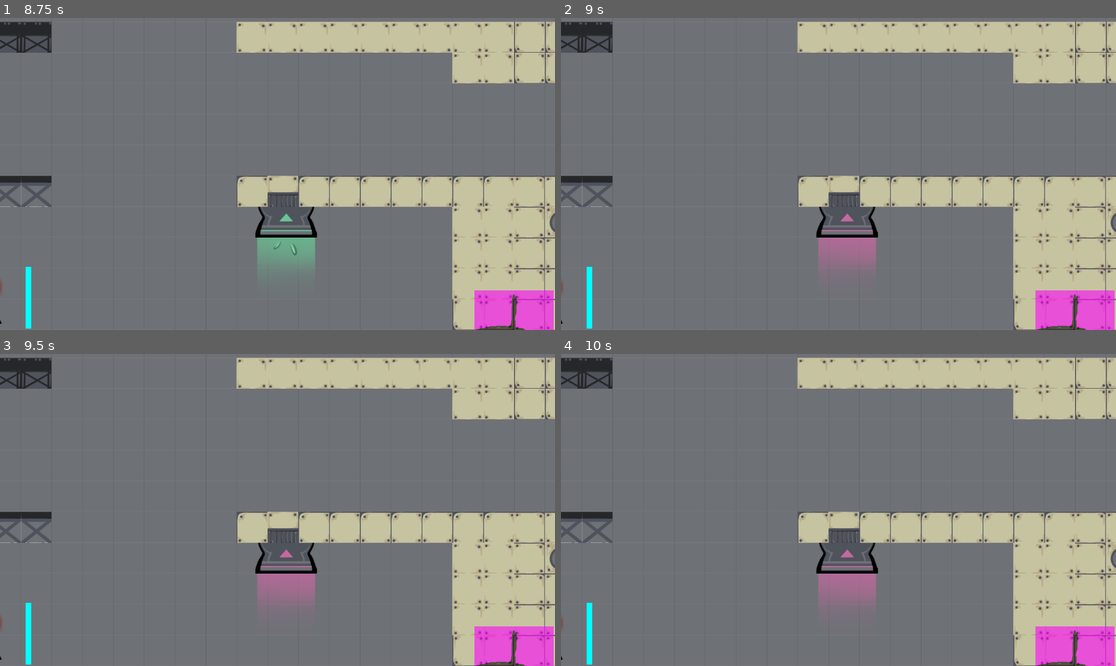
Above: before the commit, frames 1-4 (two rows, left to right).
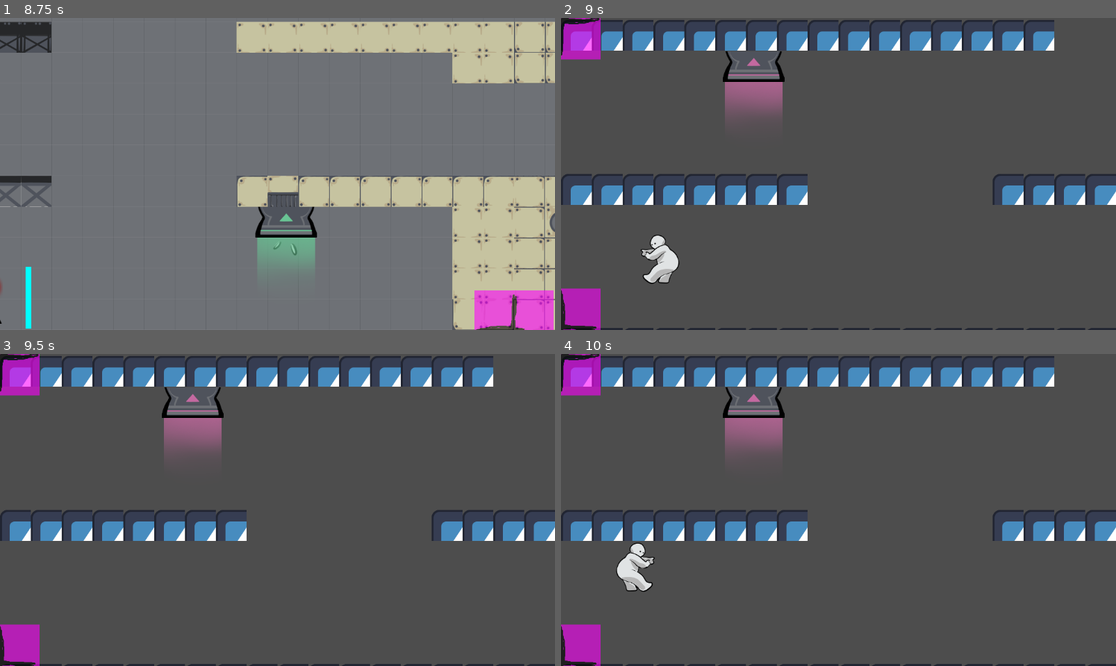
Above: after the commit, the same moments.

Repository: ZBC95/GMTK-2025-zoes-repository
Game: Godot game, scene res://Levels/game_level_dev_01.tscn
The game is run twice, just before and just after one commit, with the same random seed, the same clock (stepped at 60 frames per second) and the same inputs. Before the commit the project starts from res://game.tscn. The engine's default icon, where the game draws it, is replaced by a stand-in: a white triangle on a blue panel in a dark square.
Inputs:
- Up to frame 1 (8.75 s): hold D (Right) 0.53-2.03 s; tap W (Jump) at 0.77, 1.52, 3.02, 3.77, 4.52, 6.02, 6.77, 7.52 s; hold A (Left) 2.03-4.28 s; hold D (Right) 4.28-8.03 s; hold A (Left) from 8.03 s (still down)
- Up to frame 2 (9 s): keep holding A (Left)
- Up to frame 3 (9.5 s): keep holding A (Left); tap W (Jump) at 9.02 s
- Up to frame 4 (10 s): release A (Left) at 9.53 s; hold D (Right) from 9.53 s (still down); tap W (Jump) at 9.77 s

Frame 1 is identical in both runs. In frame 2, 98% of the frame differs, in the area x 0-100%, y 0-100%; in frame 3, 98%; in frame 4, 98%.

Commit message:
Next Level Capabilities

Diff:
--- a/game.tscn
+++ b/Levels/game.tscn
@@ -4,7 +4,7 @@
 [ext_resource type="PackedScene" uid="uid://c26dkstg4cqe8" path="res://player_ghost.tscn" id="2_7jktm"]
 [ext_resource type="PackedScene" uid="uid://pec1kaegnjpg" path="res://Level_Making/player.tscn" id="2_fc0e3"]
 [ext_resource type="PackedScene" uid="uid://bry0e14a7otyd" path="res://camera_2d.tscn" id="3_7jktm"]
-[ext_resource type="PackedScene" uid="uid://0jpia1sq2nxd" path="res://level_dev1.tscn" id="4_fc0e3"]
+[ext_resource type="PackedScene" uid="uid://0jpia1sq2nxd" path="res://Levels/level_dev1.tscn" id="4_fc0e3"]
 [ext_resource type="AudioStream" uid="uid://clxicred0arbw" path="res://assets/Proffesor McHoops Evil Loops.ogg" id="6_ryrav"]
 
 [node name="Game" type="Node2D"]
--- a/game_level_dev_01.tscn
+++ b/Levels/game_level_dev_01.tscn
@@ -4,12 +4,13 @@
 [ext_resource type="PackedScene" uid="uid://c26dkstg4cqe8" path="res://player_ghost.tscn" id="2_rygrl"]
 [ext_resource type="PackedScene" uid="uid://bry0e14a7otyd" path="res://camera_2d.tscn" id="3_tkpi4"]
 [ext_resource type="PackedScene" uid="uid://pec1kaegnjpg" path="res://Level_Making/player.tscn" id="4_5rggg"]
-[ext_resource type="PackedScene" uid="uid://0jpia1sq2nxd" path="res://level_dev1.tscn" id="5_gs3go"]
+[ext_resource type="PackedScene" uid="uid://0jpia1sq2nxd" path="res://Levels/level_dev1.tscn" id="5_gs3go"]
 [ext_resource type="AudioStream" uid="uid://clxicred0arbw" path="res://assets/Proffesor McHoops Evil Loops.ogg" id="6_fjedd"]
 
 [node name="Game" type="Node2D"]
 script = ExtResource("1_ib4dk")
 ghost_scene = ExtResource("2_rygrl")
+next_level = "res://Levels/game_level_dev_02.tscn"
 
 [node name="Camera2D" parent="." instance=ExtResource("3_tkpi4")]
 
--- /dev/null
+++ b/Levels/game_level_dev_02.tscn
@@ -0,0 +1,26 @@
+[gd_scene load_steps=7 format=3 uid="uid://d38h6ptvkdcb2"]
+
+[ext_resource type="Script" uid="uid://bi6xqguwa44s" path="res://game.gd" id="1_7uw5q"]
+[ext_resource type="PackedScene" uid="uid://c26dkstg4cqe8" path="res://player_ghost.tscn" id="2_58whc"]
+[ext_resource type="PackedScene" uid="uid://bry0e14a7otyd" path="res://camera_2d.tscn" id="3_hhcrq"]
+[ext_resource type="PackedScene" uid="uid://pec1kaegnjpg" path="res://Level_Making/player.tscn" id="4_jlypn"]
+[ext_resource type="AudioStream" uid="uid://clxicred0arbw" path="res://assets/Proffesor McHoops Evil Loops.ogg" id="6_1pdor"]
+[ext_resource type="PackedScene" uid="uid://dqaxnt0kvlcc" path="res://Levels/level_00.tscn" id="6_7uw5q"]
+
+[node name="Game" type="Node2D"]
+script = ExtResource("1_7uw5q")
+ghost_scene = ExtResource("2_58whc")
+next_level = "res://Levels/game_level_dev_01.tscn"
+
+[node name="Camera2D" parent="." instance=ExtResource("3_hhcrq")]
+
+[node name="Player" parent="." instance=ExtResource("4_jlypn")]
+position = Vector2(240, 390)
+JUMP_VELOCITY = 1100.0
+gravity = 1500
+
+[node name="MusicPlayer" type="AudioStreamPlayer" parent="."]
+stream = ExtResource("6_1pdor")
+autoplay = true
+
+[node name="Level" parent="." instance=ExtResource("6_7uw5q")]
--- a/level_00.tscn
+++ b/Levels/level_00.tscn
@@ -1,8 +1,9 @@
-[gd_scene load_steps=6 format=4 uid="uid://dqaxnt0kvlcc"]
+[gd_scene load_steps=7 format=4 uid="uid://dqaxnt0kvlcc"]
 
 [ext_resource type="Texture2D" uid="uid://daccndcyagt34" path="res://icon.svg" id="1_p1oqu"]
 [ext_resource type="PackedScene" uid="uid://d11r447pm7biw" path="res://looping_componenet.tscn" id="2_6no7u"]
 [ext_resource type="Script" uid="uid://cm7gfldk3tyxu" path="res://tile_map_layer.gd" id="2_hykmj"]
+[ext_resource type="PackedScene" uid="uid://p4urqew4lqu2" path="res://Level_Making/exit_pipe.tscn" id="4_mav1t"]
 
 [sub_resource type="TileSetAtlasSource" id="TileSetAtlasSource_6no7u"]
 texture = ExtResource("1_p1oqu")
@@ -95,3 +96,6 @@
 bl_y = 8
 br_x = 35
 br_y = 8
+
+[node name="ExitPipe" parent="." instance=ExtResource("4_mav1t")]
+position = Vector2(400, 65)
--- a/game.gd
+++ b/game.gd
@@ -3,6 +3,7 @@
 signal ghost_spawned(sent_ghost)
 
 @export var ghost_scene : PackedScene
+@export var next_level : String
 @onready var player = get_node("Player")
 @onready var loop = get_node("Level/Looping_Componenet")
 
@@ -39,3 +40,4 @@
 
 func _on_level_completed():
 	print("level complete")
+	get_tree().change_scene_to_file(next_level)
--- a/project.godot
+++ b/project.godot
@@ -11,7 +11,7 @@
 [application]
 
 config/name="GMTK-Jam25"
-run/main_scene="uid://8pymn4gk7tou"
+run/main_scene="uid://bgvne4v473x6h"
 config/features=PackedStringArray("4.4", "GL Compatibility")
 config/icon="res://icon.svg"
 
Renamed: level_dev1.tscn -> Levels/level_dev1.tscn
